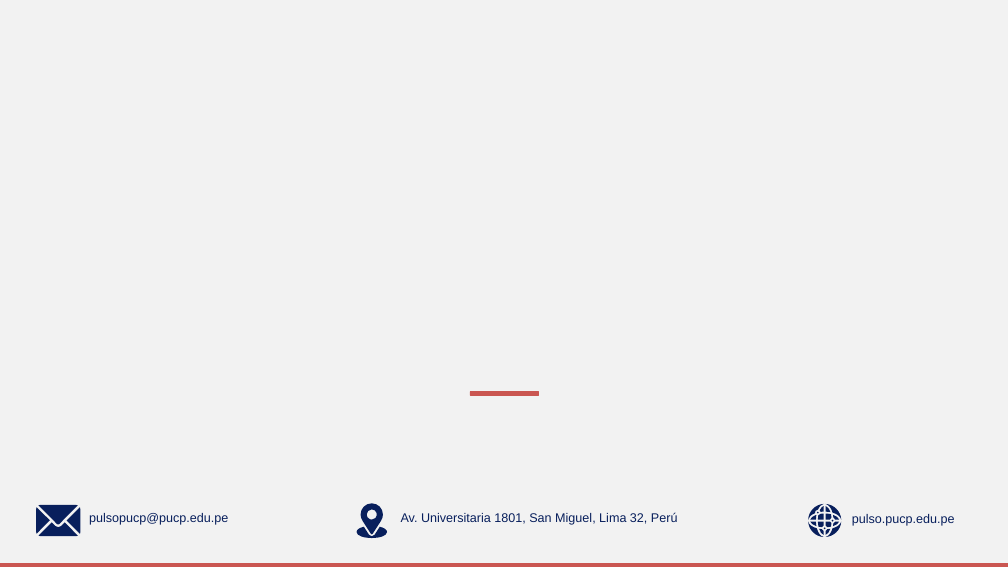
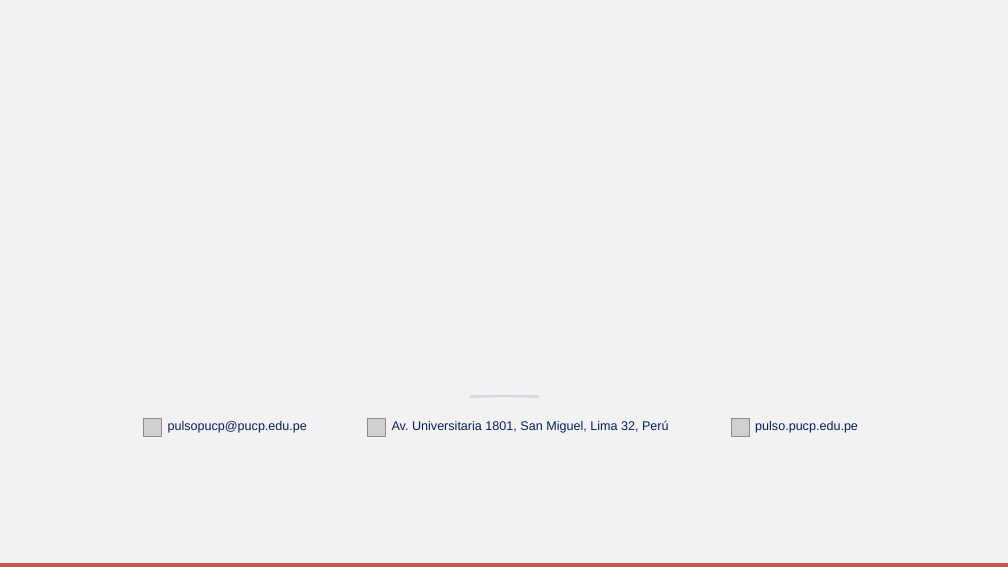
Before and after one commit to GonzaloAlmendariz/prosecnur-app, a slide deck: slide 166 of docs/qa/motor-ppt-2026-10-06/4-recetario/recetario-fiel.pptx (slide 164 before the commit). Drawn at 1008x567 pixels with LibreOffice and Linux fonts; fonts in the diff are those of the drawing; grey boxes stand for pictures; background and template pictures are left out. Boxes give left, top, right and bottom in pixels: in the first picture for what was removed or moved away, otherwise in the second. Text is boxed around its words. In the diff, an @@ line names an element or a change of style, - is before the commit and + after.

```diff
--- a/docs/qa/motor-ppt-2026-10-06/4-recetario/recetario-fiel.pptx
+++ b/docs/qa/motor-ppt-2026-10-06/4-recetario/recetario-fiel.pptx
@@ picture added at [144,418,162,436] @@
@@ text "pulsopucp@pucp.edu.pe": place and size @@
-text "pulsopucp@pucp.edu.pe" at [89,513,228,525]
+text "pulsopucp@pucp.edu.pe" at [168,421,307,433]
@@ picture added at [368,418,386,436] @@
@@ text "Av. Universitaria 1801, San Miguel, ...": place and size @@
-text "Av. Universitaria 1801, San Miguel, ..." at [401,512,678,525]
+text "Av. Universitaria 1801, San Miguel, ..." at [392,420,669,433]
@@ rectangle at [470,395,538,397]: fill #CA5651 to #D5D9DF; outline #CA5651 0.25 pt to #D5D9DF 0.25 pt @@
@@ picture added at [731,418,749,436] @@
@@ text "pulso.pucp.edu.pe": place and size @@
-text "pulso.pucp.edu.pe" at [852,514,955,526]
+text "pulso.pucp.edu.pe" at [755,421,858,433]
@@ rectangle added at [0,488,1008,560], fill #F2F2F2, outline #F2F2F2 0.25 pt @@
@@ group removed at [36,505,80,536]: 4 freeform shapes @@
@@ freeform shape removed at [361,504,383,535] @@
@@ freeform shape removed at [357,527,387,538] @@
@@ group removed at [808,504,842,537]: 19 freeform shapes @@
```
Also in this commit, not shown: 3 other slides changed, 5 other files.
